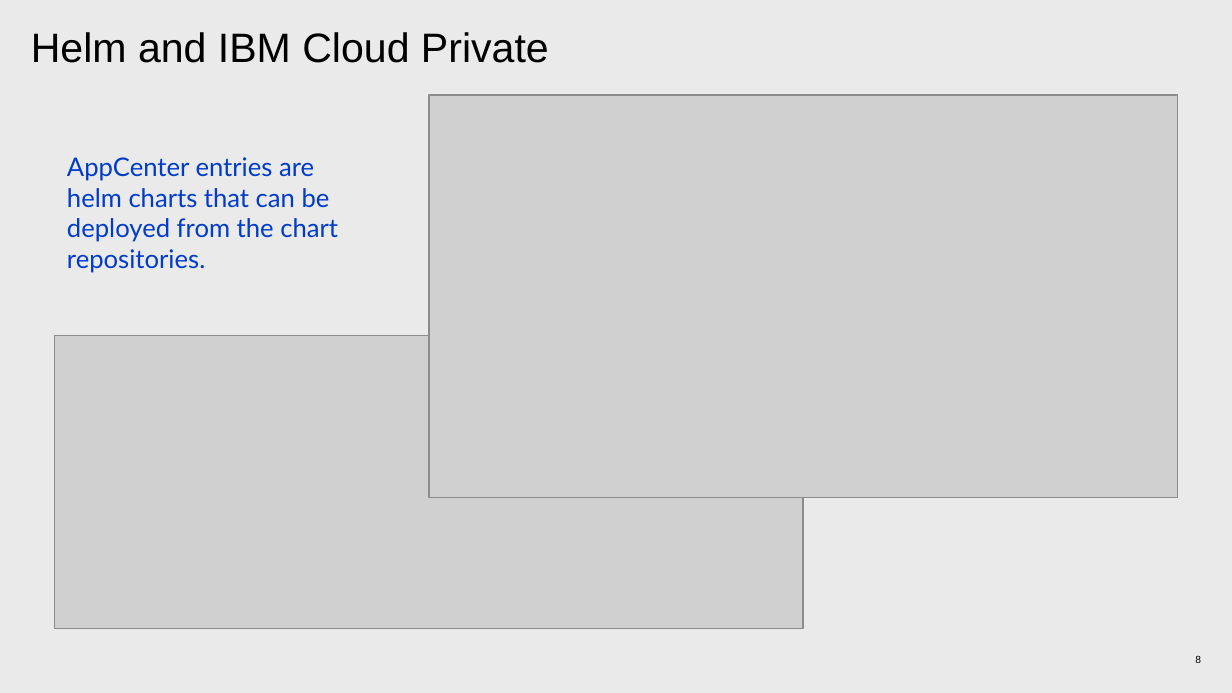
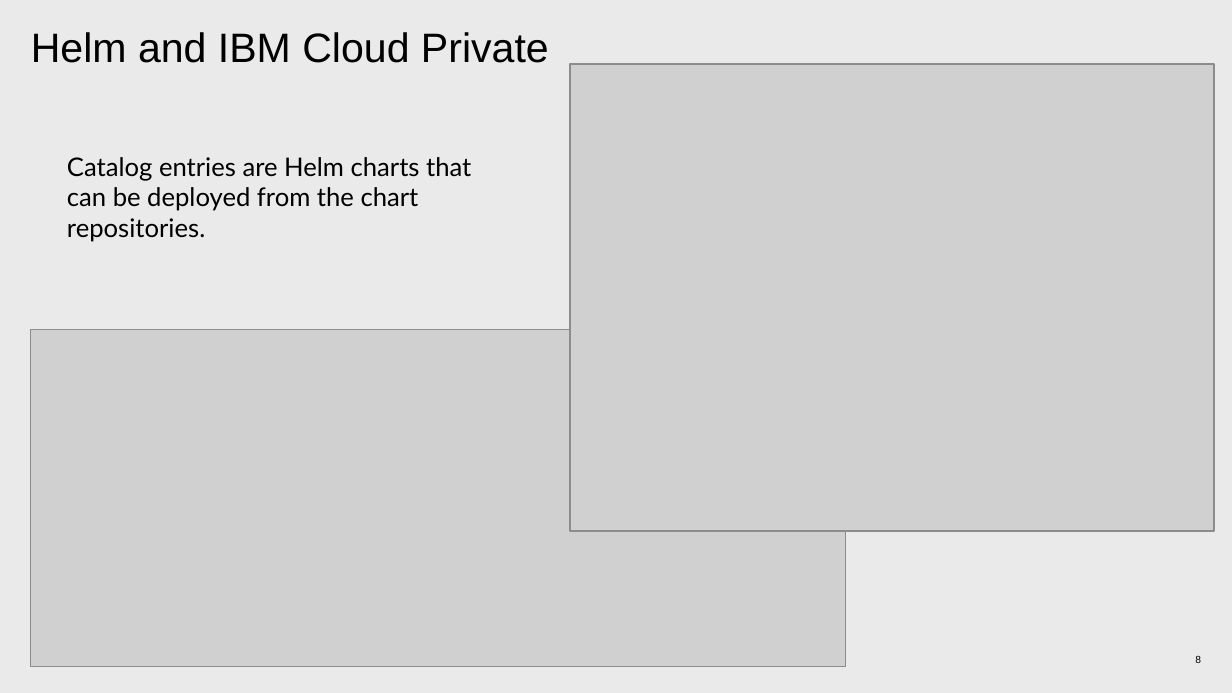
Before and after one commit to patrocinio/cloud-private-bootcamp, a slide deck: slide 8 of Units_development/Helm basics_AWG.pptx. Drawn at 1232x693 pixels with LibreOffice and Linux fonts; fonts in the diff are those of the drawing; grey boxes stand for pictures. Boxes give left, top, right and bottom in pixels: in the first picture for what was removed or moved away, otherwise in the second. Text is boxed around its words. In the diff, an @@ line names an element or a change of style, - is before the commit and + after.

```diff
--- a/Units_development/Helm basics_AWG.pptx
+++ b/Units_development/Helm basics_AWG.pptx
@@ picture: place and size @@
-picture at box(429, 95, 1177, 498)
+picture at box(570, 64, 1215, 531)
@@ text at box(67, 157, 471, 242): text changed; text colour #003BC9 to #000000 @@
-AppCenter entries are helm charts that can be deployed from the chart repositories.
+Catalog entries are Helm charts that can be deployed from the chart repositories.
@@ picture: place and size @@
-picture at box(55, 335, 803, 628)
+picture at box(31, 330, 846, 667)
```
Also in this commit, not shown: 4 other slides changed, 5 slides added, 4 slides removed.
